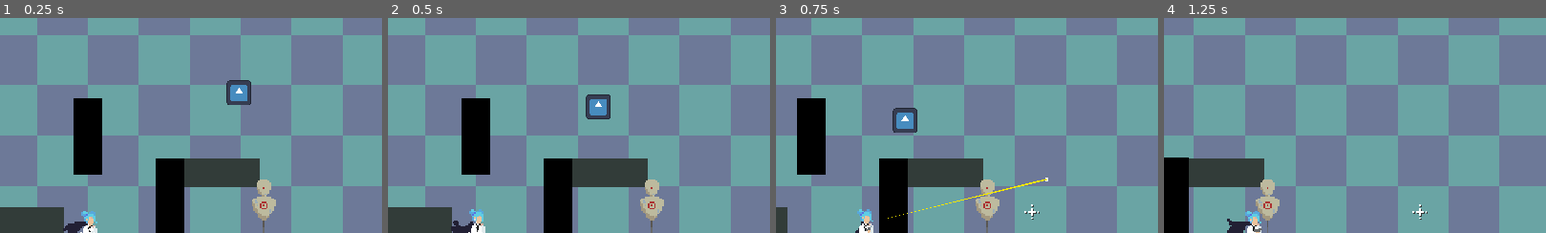
Above: before the commit, frames 1-4 (left to right).
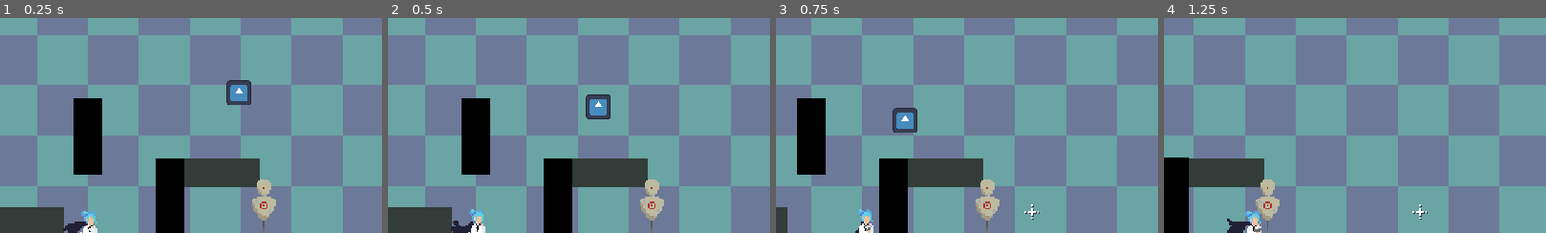
Above: after the commit, the same moments.

Repository: Niimphu/JGJ24
Game: Godot game, scene res://scenes/game/game.tscn
The game is run twice, just before and just after one commit, with the same random seed, the same clock (stepped at 60 frames per second) and the same inputs. The engine's default icon, where the game draws it, is replaced by a stand-in: a white triangle on a blue panel in a dark square.
Inputs (mouse positions are % of the whole screen's width and height, from its top left):
- Up to frame 1 (0.25 s): no input
- Up to frame 2 (0.5 s): no input
- Up to frame 3 (0.75 s): move the mouse to (72, 45) at 0.52 s; hold D (move_right) from 0.53 s (still down); click (72, 45) at 0.6 s
- Up to frame 4 (1.25 s): keep holding D (move_right)
The pictures show only the part of the screen within x 38-88%, y 0-50%; the shares and areas given below are measured in that part.

Frames 1-2 are identical in both runs. In frame 3, 0.2% of the frame differs, in the area x 29-72%, y 74-94%; in frame 4, nothing differs.

Commit message:
terrain hurtboxes and ammo refund

Diff:
--- a/project.godot
+++ b/project.godot
@@ -69,6 +69,8 @@
 2d_physics/layer_4="PlayerHitbox"
 2d_physics/layer_5="Enemy"
 2d_physics/layer_6="EnemyHurtbox"
+2d_physics/layer_7="EnemyHitbox"
+2d_physics/layer_8="TerrainHurtbox"
 
 [rendering]
 
--- a/scenes/entities/bullet.gd
+++ b/scenes/entities/bullet.gd
@@ -3,6 +3,14 @@
 var speed := 1000
 var bullet_direction: Vector2
 var shoot := false
+var count = 0
+var hit_counter = 0
+signal two_enemies_hit
+
+
+
+func _ready():
+	connect("area_entered", Callable(self, "_on_area_entered"))
 
 
 func set_direction(direction: Vector2) -> void:
@@ -19,4 +27,13 @@
 
 func _on_visible_on_screen_notifier_2d_screen_exited() -> void:
 	queue_free()
-	print("bullet deleted offscreen")
+
+
+func _on_area_entered(area: Area2D):
+	if area.name == "TerrainHurtbox":
+		queue_free()
+	else:
+		hit_counter += 1
+		if hit_counter >= 2:
+			emit_signal("two_enemies_hit")
+			queue_free()
--- a/scenes/entities/bullet.tscn
+++ b/scenes/entities/bullet.tscn
@@ -5,7 +5,7 @@
 [ext_resource type="Script" path="res://scenes/entities/bullet_trail.gd" id="3_jd2ex"]
 
 [sub_resource type="CircleShape2D" id="CircleShape2D_nydbx"]
-radius = 2.0
+radius = 4.0
 
 [sub_resource type="Curve" id="Curve_clybt"]
 _data = [Vector2(0.00495049, 0.021978), 0.0, 0.0, 0, 0, Vector2(0.990099, 0.978022), 0.0, 0.0, 0, 0]
@@ -13,7 +13,7 @@
 
 [node name="Bullet" type="Area2D"]
 collision_layer = 8
-collision_mask = 33
+collision_mask = 160
 script = ExtResource("1_xge4w")
 
 [node name="Sprite2D" type="Sprite2D" parent="."]
--- a/scenes/entities/player.gd
+++ b/scenes/entities/player.gd
@@ -159,7 +159,12 @@
 	bullet.position = Arm.global_position + (mouse_pos - Arm.global_position).normalized() * 8.5
 	bullet.set_direction((position - mouse_pos).normalized())
 	BulletManager.add_child(bullet)
+	bullet.connect("two_enemies_hit", Callable(self, "_on_two_enemies_hit")) #check if signal has been emitted to update max_ammo
 	GunAnimator.play("shoot")
+
+
+func _on_two_enemies_hit():
+		current_ammo += 1
 
 
 func reload() -> void:
--- /dev/null
+++ b/scenes/entities/terrain_hurtbox.tscn
@@ -0,0 +1,7 @@
+[gd_scene format=3 uid="uid://daf1yf1dtjyyj"]
+
+[node name="TerrainHurtbox" type="Area2D"]
+collision_layer = 128
+collision_mask = 8
+
+[node name="CollisionShape2D" type="CollisionShape2D" parent="."]
--- a/scenes/entities/test_enemy.tscn
+++ b/scenes/entities/test_enemy.tscn
@@ -6,6 +6,9 @@
 [sub_resource type="CapsuleShape2D" id="CapsuleShape2D_31lw8"]
 radius = 2.2845
 height = 12.9434
+
+[sub_resource type="RectangleShape2D" id="RectangleShape2D_7a8j7"]
+size = Vector2(14, 14)
 
 [node name="TestEnemy" type="CharacterBody2D"]
 motion_mode = 1
@@ -24,3 +27,11 @@
 [node name="NavigationAgent2D" type="NavigationAgent2D" parent="."]
 path_desired_distance = 4.0
 target_desired_distance = 4.0
+
+[node name="TestEnemyHurtbox" type="Area2D" parent="."]
+collision_layer = 33
+collision_mask = 8
+
+[node name="HurtboxShape" type="CollisionShape2D" parent="TestEnemyHurtbox"]
+position = Vector2(0, -5)
+shape = SubResource("RectangleShape2D_7a8j7")
--- a/scenes/game/game.tscn
+++ b/scenes/game/game.tscn
@@ -9,6 +9,7 @@
 [ext_resource type="Texture2D" uid="uid://bjj2kiuoqbki0" path="res://assets/images/Dummy.png" id="4_v43ea"]
 [ext_resource type="Texture2D" uid="uid://carlh6hp3gcc2" path="res://assets/images/Crosshair.png" id="5_wq68m"]
 [ext_resource type="Script" path="res://scenes/game/crosshair.gd" id="6_wc28w"]
+[ext_resource type="PackedScene" uid="uid://daf1yf1dtjyyj" path="res://scenes/entities/terrain_hurtbox.tscn" id="6_wnkty"]
 [ext_resource type="Theme" uid="uid://bux7k08p0mmee" path="res://scenes/game.tres" id="8_8fc0e"]
 [ext_resource type="Texture2D" uid="uid://bg5nebaq30wv6" path="res://assets/images/Ammo.png" id="8_17bs5"]
 [ext_resource type="Texture2D" uid="uid://c8qt7kccusryk" path="res://assets/images/BigCoin.png" id="9_dy81b"]
@@ -32,11 +33,27 @@
 [sub_resource type="RectangleShape2D" id="RectangleShape2D_j8tcv"]
 size = Vector2(62.7732, 5.56218)
 
+[sub_resource type="RectangleShape2D" id="RectangleShape2D_gqesd"]
+size = Vector2(64, 18)
+
 [sub_resource type="RectangleShape2D" id="RectangleShape2D_fp8ih"]
 size = Vector2(17.3725, 43.5106)
 
+[sub_resource type="RectangleShape2D" id="RectangleShape2D_juuvj"]
+size = Vector2(18.3885, 49)
+
+[sub_resource type="RectangleShape2D" id="RectangleShape2D_t68hm"]
+size = Vector2(65, 18)
+
+[sub_resource type="RectangleShape2D" id="RectangleShape2D_1qgbn"]
+size = Vector2(18, 48)
+
 [sub_resource type="CircleShape2D" id="CircleShape2D_f5gu8"]
 radius = 3.38644
+
+[sub_resource type="CapsuleShape2D" id="CapsuleShape2D_mqslt"]
+radius = 9.0
+height = 28.0
 
 [node name="Game" type="Node2D" node_paths=PackedStringArray("CoinCount")]
 script = ExtResource("1_crdur")
@@ -109,6 +126,12 @@
 position = Vector2(1.875, 10.375)
 vertices = PackedVector2Array(-32, -6, 28, -6, 28, -4, -32, -4)
 
+[node name="TerrainHurtbox" parent="Entities/NavigationRegion2D/StaticBody2D" instance=ExtResource("6_wnkty")]
+
+[node name="CollisionShape2D" parent="Entities/NavigationRegion2D/StaticBody2D/TerrainHurtbox" index="0"]
+position = Vector2(0.2785, 0.335199)
+shape = SubResource("RectangleShape2D_gqesd")
+
 [node name="StaticBody2D2" type="StaticBody2D" parent="Entities/NavigationRegion2D"]
 position = Vector2(51.3885, -46.7303)
 
@@ -124,6 +147,12 @@
 position = Vector2(2.29544, 22.1476)
 vertices = PackedVector2Array(-9.99255, -30.0062, 6.52525, -30.0062, 6.17129, 13.412, -10.1105, 12.94)
 
+[node name="TerrainHurtbox" parent="Entities/NavigationRegion2D/StaticBody2D2" instance=ExtResource("6_wnkty")]
+
+[node name="CollisionShape2D" parent="Entities/NavigationRegion2D/StaticBody2D2/TerrainHurtbox" index="0"]
+position = Vector2(0.805752, 12.2303)
+shape = SubResource("RectangleShape2D_juuvj")
+
 [node name="StaticBody2D3" type="StaticBody2D" parent="Entities/NavigationRegion2D"]
 position = Vector2(76.0085, -49.887)
 
@@ -138,6 +167,12 @@
 position = Vector2(1.875, 10.375)
 vertices = PackedVector2Array(-32, -6, 28, -6, 28, -4, -32, -4)
 
+[node name="TerrainHurtbox" parent="Entities/NavigationRegion2D/StaticBody2D3" instance=ExtResource("6_wnkty")]
+
+[node name="CollisionShape2D" parent="Entities/NavigationRegion2D/StaticBody2D3/TerrainHurtbox" index="0"]
+position = Vector2(-0.508499, -0.112999)
+shape = SubResource("RectangleShape2D_t68hm")
+
 [node name="StaticBody2D4" type="StaticBody2D" parent="Entities/NavigationRegion2D"]
 position = Vector2(-0.0519104, -82.5305)
 
@@ -153,6 +188,12 @@
 position = Vector2(2.08523, 20.676)
 vertices = PackedVector2Array(-9.99255, -30.0062, 6.52525, -30.0062, 6.17129, 13.412, -10.1105, 12.94)
 
+[node name="TerrainHurtbox" parent="Entities/NavigationRegion2D/StaticBody2D4" instance=ExtResource("6_wnkty")]
+
+[node name="CollisionShape2D" parent="Entities/NavigationRegion2D/StaticBody2D4/TerrainHurtbox" index="0"]
+position = Vector2(0.0519104, 10.5305)
+shape = SubResource("RectangleShape2D_1qgbn")
+
 [node name="Dummy" type="StaticBody2D" parent="Entities"]
 position = Vector2(110.299, -3.26502)
 
@@ -163,6 +204,14 @@
 [node name="CollisionShape2D" type="CollisionShape2D" parent="Entities/Dummy"]
 position = Vector2(0, 2.71364)
 shape = SubResource("CircleShape2D_f5gu8")
+
+[node name="Area2D" type="Area2D" parent="Entities/Dummy"]
+collision_layer = 32
+collision_mask = 8
+
+[node name="CollisionShape2D" type="CollisionShape2D" parent="Entities/Dummy/Area2D"]
+position = Vector2(-0.299004, -29.735)
+shape = SubResource("CapsuleShape2D_mqslt")
 
 [node name="BulletManager" type="Node2D" parent="."]
 
@@ -252,3 +301,8 @@
 layout_mode = 2
 size_flags_horizontal = 0
 text = "0"
+
+[editable path="Entities/NavigationRegion2D/StaticBody2D/TerrainHurtbox"]
+[editable path="Entities/NavigationRegion2D/StaticBody2D2/TerrainHurtbox"]
+[editable path="Entities/NavigationRegion2D/StaticBody2D3/TerrainHurtbox"]
+[editable path="Entities/NavigationRegion2D/StaticBody2D4/TerrainHurtbox"]
Not shown: 1 places in scenes/entities/test_enemy.tscn that only renumber resources
Not shown: 1 places in scenes/game/game.tscn that only renumber resources
